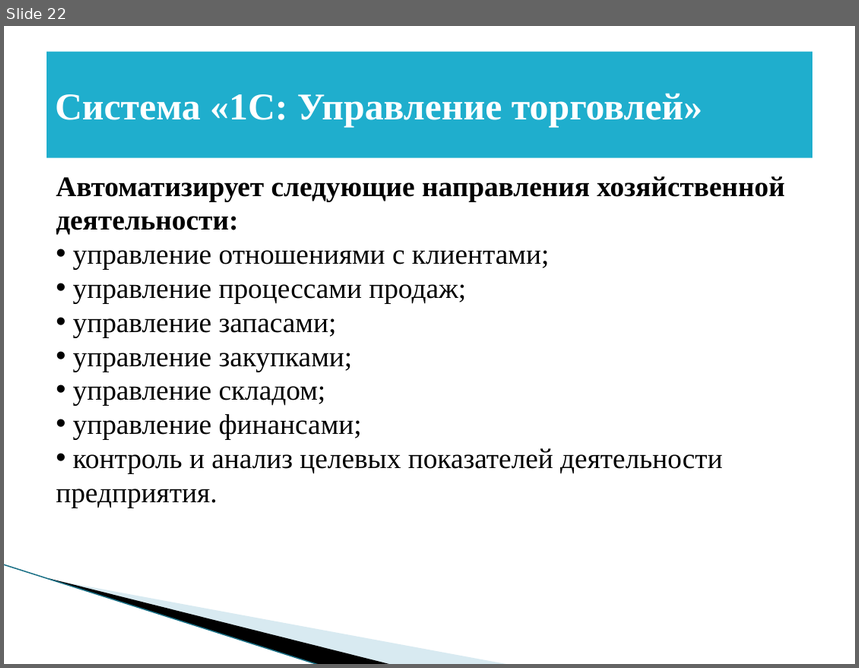
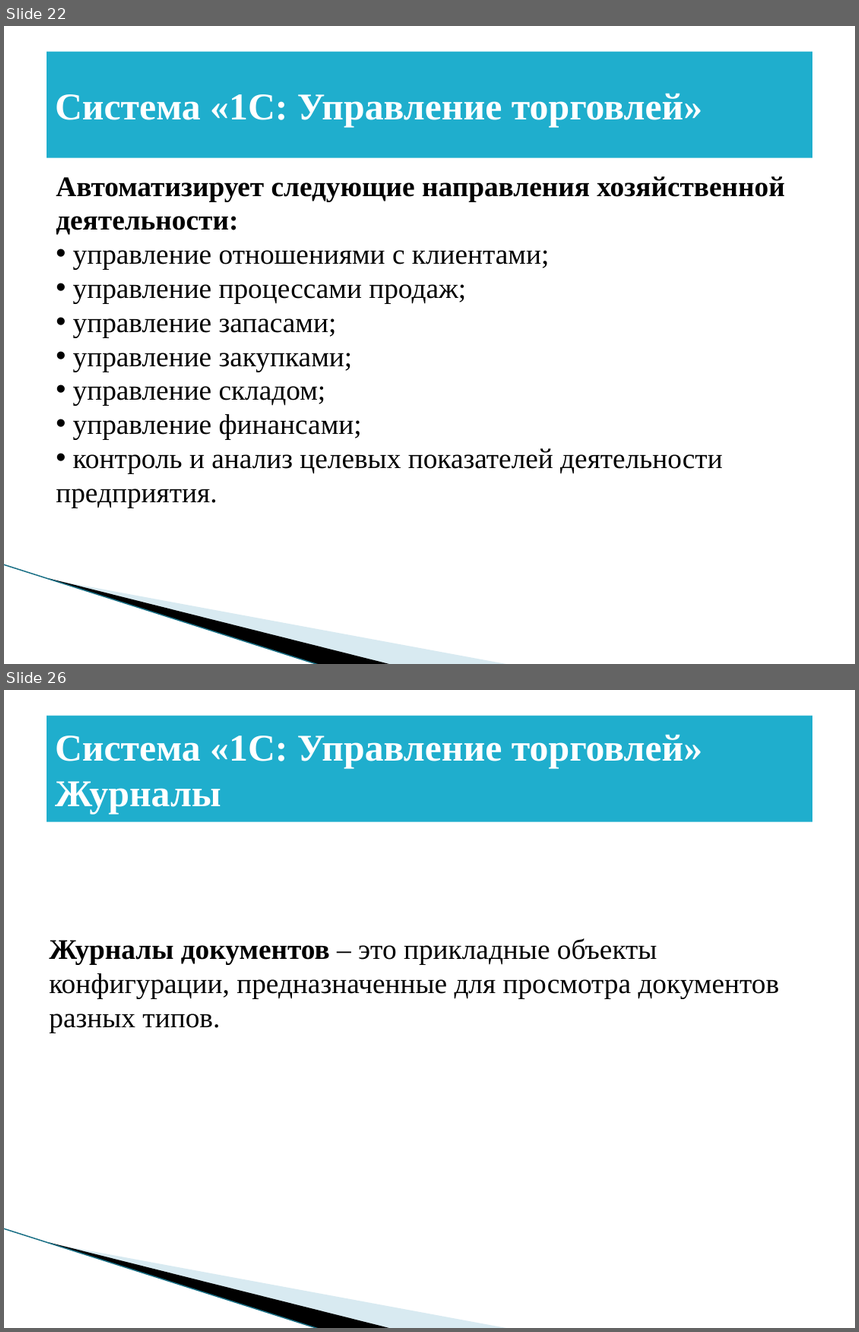
Before and after one commit to BadMax-Kirov/VKR, a slide deck: Выпускная квалификационная работа.pptx. Shown one above the other, each under a label of ours: slide 22 before the commit, slides 22 and 26 after it; the slides between them are not shown. The pictures are 859x668 and 859x1332 pixels, drawn with LibreOffice and Linux fonts; fonts in the diff are those of the drawing; background and template pictures are left out. Boxes give left, top, right and bottom in pixels: in the first picture for what was removed or moved away, otherwise in the second. Text is boxed around its words. In the diff, an @@ line names an element or a change of style, - is before the commit and + after.

```diff
--- a/Выпускная квалификационная работа.pptx
+++ b/Выпускная квалификационная работа.pptx
@@ slide 26 added at [4,690,855,1328], background #FFFFFF; not listed: 3 template elements that a slide beside it also shows @@
@@ title added at [47,716,813,822], fill #1FAECD, 32 pt, text #FFFFFF, bold @@
+Система «1C: Управление торговлей» Журналы
@@ text added at [49,939,780,1033], 24 pt, text #000000 @@
+Журналы документов – это прикладные объекты конфигурации, предназначенные для просмотра документов разных типов.
```
Also in this commit, not shown: 1 slide changed, 11 other slides added, 1 other file.
